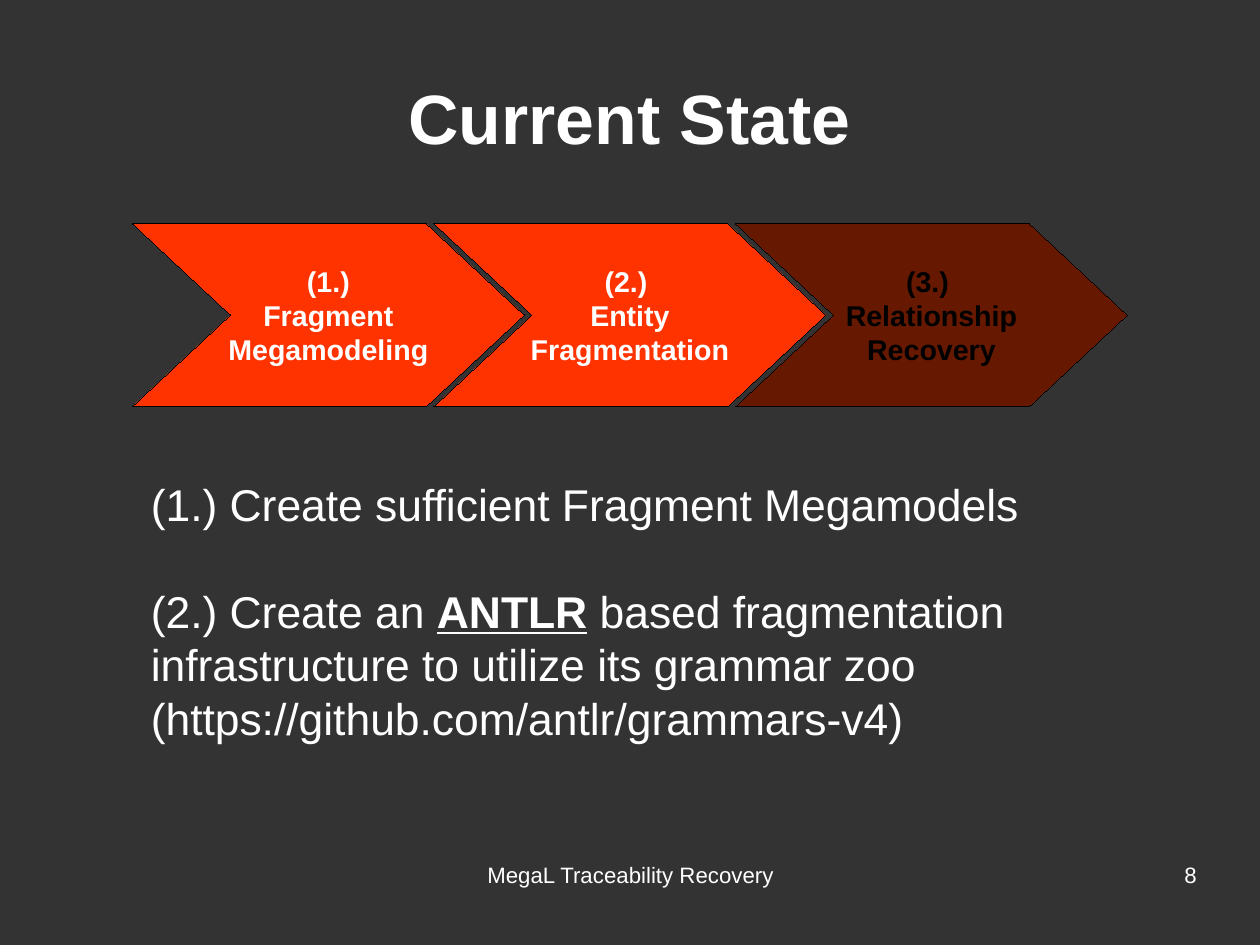
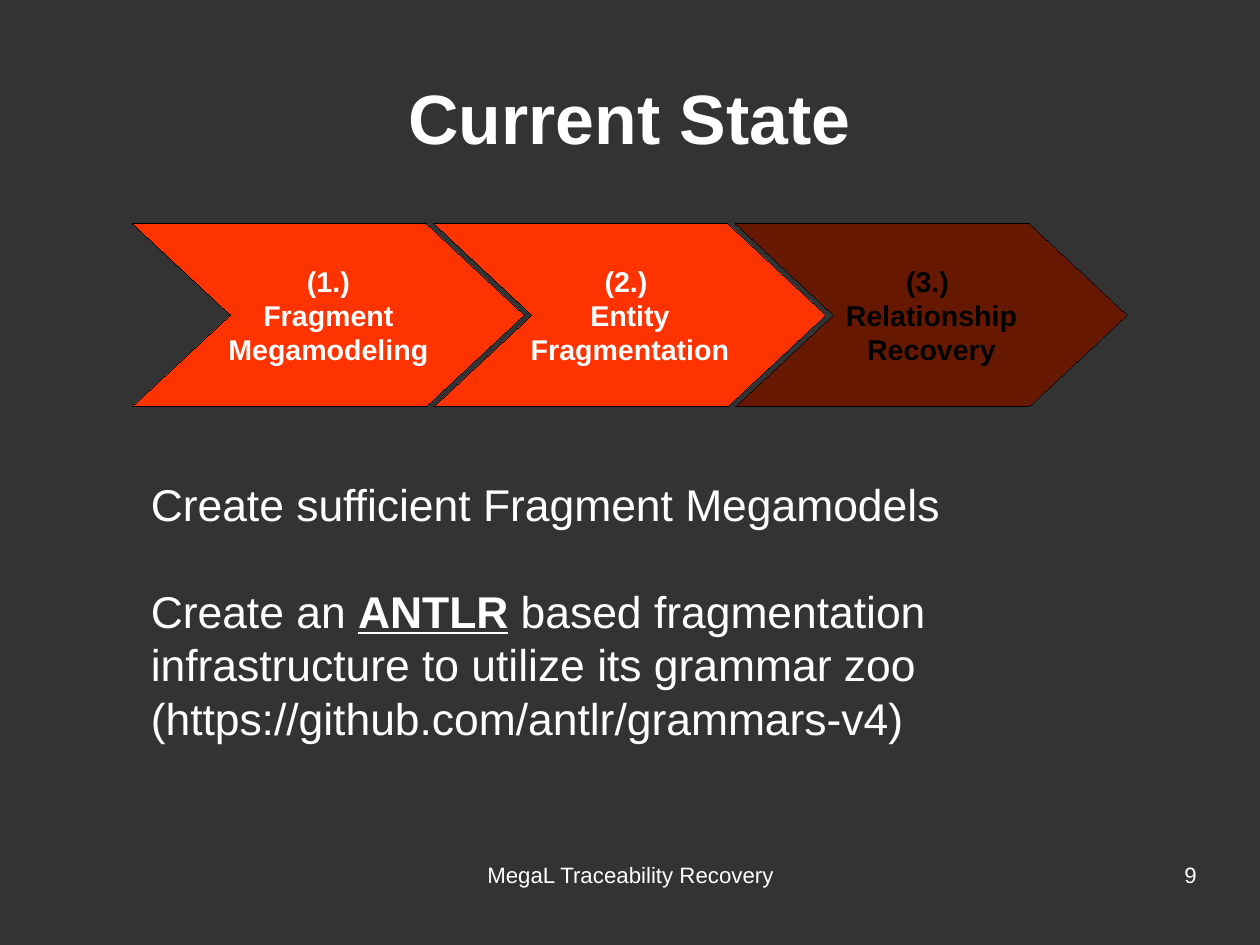
Before and after one commit to hayasam/megal-tr, a slide deck: slide 9 of slides/softlang-sync-2016-03-07/softlang-sync-2016-03-07.odp (slide 8 before the commit). Drawn at 1260x945 pixels with LibreOffice and Linux fonts; fonts in the diff are those of the drawing. Boxes give left, top, right and bottom in pixels: in the first picture for what was removed or moved away, otherwise in the second. Text is boxed around its words. In the diff, an @@ line names an element or a change of style, - is before the commit and + after.

```diff
--- a/slides/softlang-sync-2016-03-07/softlang-sync-2016-03-07.odp
+++ b/slides/softlang-sync-2016-03-07/softlang-sync-2016-03-07.odp
@@ text at bbox=[151, 488, 939, 691]: text changed @@
-(1.) Create sufficient Fragment Megamodels
-(2.) Create an ANTLR based fragmentation infrastructure to utilize its grammar zoo
+Create sufficient Fragment Megamodels
+Create an ANTLR based fragmentation infrastructure to utilize its grammar zoo
@@ page number at bbox=[1184, 867, 1196, 883]: text changed @@
-8
+9
```
Also in this commit, not shown: 4 other slides changed, 1 other file.
